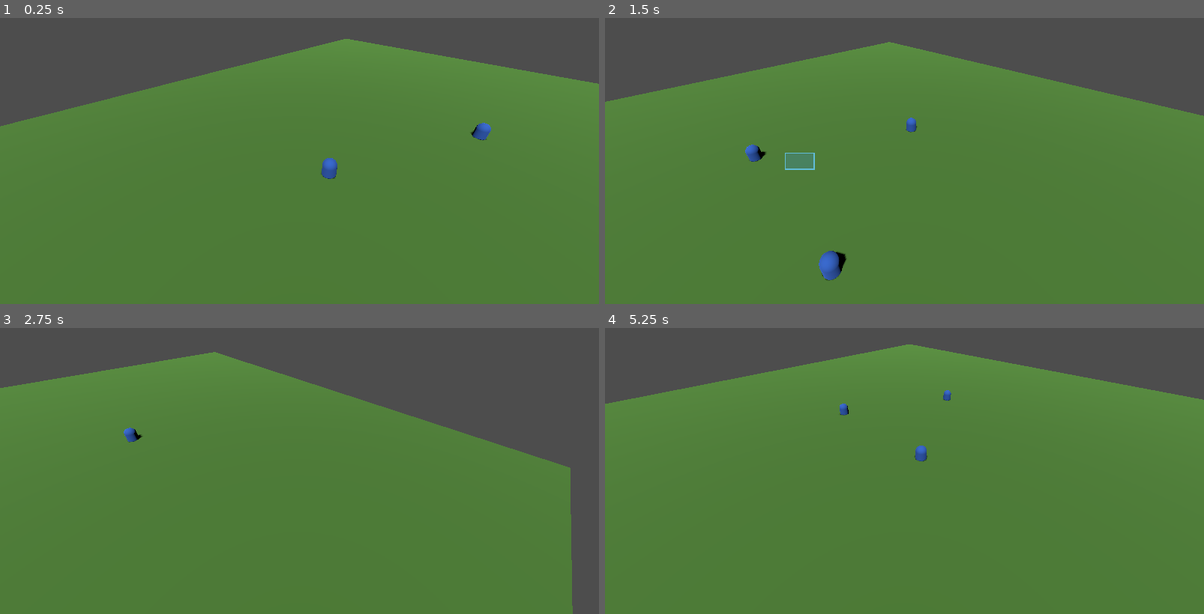
Above: before the commit, frames 1-4 (two rows, left to right).
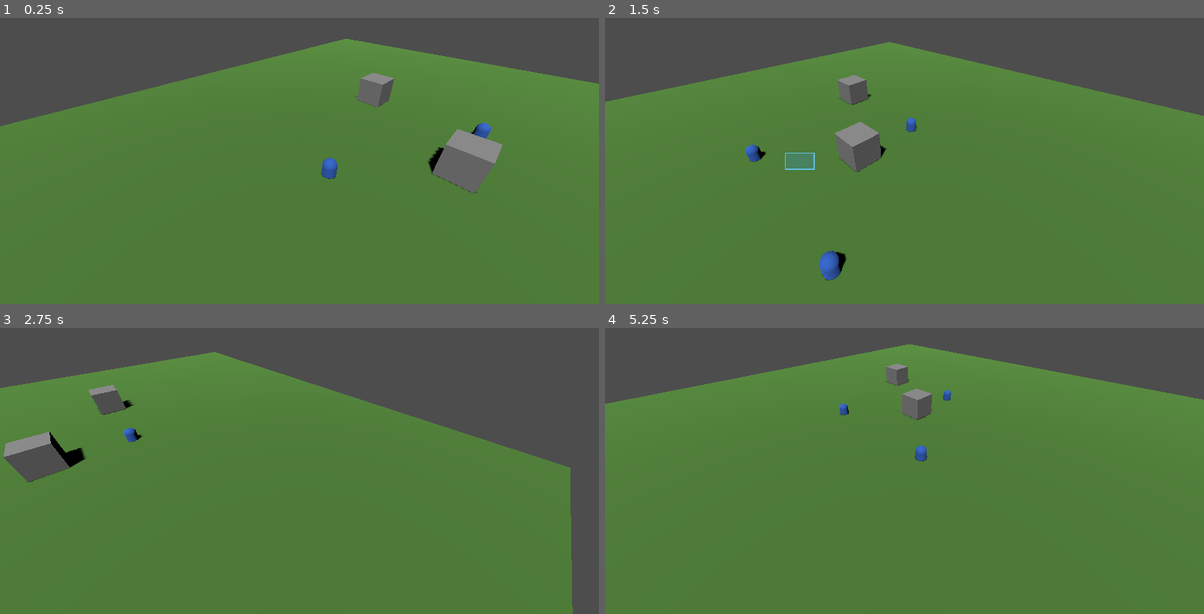
Above: after the commit, the same moments.

Repository: Panix-Develop/godot-rpg
Game: Godot game, scene res://scenes/world.tscn
Two runs of this game, one before a commit and one after it. Both use one fixed random seed, a clock stepped at 60 frames per second and the inputs below.
Inputs (mouse positions are in pixels of both pictures, inside the frame that each line leads up to):
- Up to frame 1 (0.25 s): no input
- Up to frame 2 (1.5 s): tap Enter at 0.5 s; move the mouse to (1036, 118) at 0.52 s; hold Right (ui_right) 0.53-1.25 s; tap Mouse wheel down (scroll_down) at 0.6 s; click (1036, 118) at 0.67 s; drag from (784, 152) to (874, 203) at 1.27 s
- Up to frame 3 (2.75 s): move the mouse to (359, 370) at 2.02 s; hold Right (ui_right) from 2.03 s (still down); hold Shift from 2.03 s (still down); click (359, 370) at 2.17 s
- Up to frame 4 (5.25 s): release Right (ui_right) at 2.75 s; release Shift at 2.75 s; drag from (874, 513) to (724, 396) at 2.77 s; move the mouse to (1084, 496) at 3.52 s; hold Left (ui_left) 3.53-4.25 s; tap Mouse wheel up (scroll_up) at 3.6 s; click (1084, 496) at 3.67 s; drag from (724, 396) to (814, 362) at 4.27 s; move the mouse to (934, 445) at 5.02 s; hold Down (ui_down) from 5.03 s (still down); tap Mouse wheel down (scroll_down) at 5.1 s; click (934, 445) at 5.17 s

The runs differ from the first frame. In frame 1, 2.2% of the frame differs, in the area x 59-84%, y 19-62%; in frame 2, 1.4%; in frame 3, 1.9%; in frame 4, 0.7%.
Error after the commit: Parse Error: Closing ")" doesn't have an opening counterpart. (res://scripts/units/rts_unit.gd:23)

Commit message:
feat(movement): Improve unit movement with smooth rotation and collision
- Add smooth rotation using lerp_angle for natural movement
- Add rotation_speed parameter (10 deg/frame)
- Add collision handling with move_and_slide
- Add test obstacles to world scene (2 boxes)
- Configure collision layers: units on layer 2, mask layers 1+2
- Add documentation comments to unit script
- Remove unused collision variable

Diff:
--- a/scenes/units/rts_unit.tscn
+++ b/scenes/units/rts_unit.tscn
@@ -19,6 +19,8 @@
 height = 0.1
 
 [node name="Unit" type="CharacterBody3D"]
+collision_layer = 2
+collision_mask = 3
 script = ExtResource("1_f6k3a")
 
 [node name="MeshInstance3D" type="MeshInstance3D" parent="."]
--- a/scenes/world.tscn
+++ b/scenes/world.tscn
@@ -12,6 +12,12 @@
 
 [sub_resource type="BoxShape3D" id="BoxShape3D_terrain"]
 size = Vector3(50, 1, 50)
+
+[sub_resource type="BoxMesh" id="BoxMesh_obstacle"]
+size = Vector3(2, 2, 2)
+
+[sub_resource type="BoxShape3D" id="BoxShape3D_obstacle"]
+size = Vector3(2, 2, 2)
 
 [node name="Main" type="Node3D"]
 script = ExtResource("2_bb3vx")
@@ -30,6 +36,26 @@
 transform = Transform3D(1, 0, 0, 0, 1, 0, 0, 0, 1, 0, -0.5, 0)
 shape = SubResource("BoxShape3D_terrain")
 
+[node name="Obstacles" type="Node3D" parent="."]
+
+[node name="Obstacle1" type="StaticBody3D" parent="Obstacles"]
+transform = Transform3D(1, 0, 0, 0, 1, 0, 0, 0, 1, 0, 1, 0)
+
+[node name="MeshInstance3D" type="MeshInstance3D" parent="Obstacles/Obstacle1"]
+mesh = SubResource("BoxMesh_obstacle")
+
+[node name="CollisionShape3D" type="CollisionShape3D" parent="Obstacles/Obstacle1"]
+shape = SubResource("BoxShape3D_obstacle")
+
+[node name="Obstacle2" type="StaticBody3D" parent="Obstacles"]
+transform = Transform3D(1, 0, 0, 0, 1, 0, 0, 0, 1, -8, 1, -5)
+
+[node name="MeshInstance3D" type="MeshInstance3D" parent="Obstacles/Obstacle2"]
+mesh = SubResource("BoxMesh_obstacle")
+
+[node name="CollisionShape3D" type="CollisionShape3D" parent="Obstacles/Obstacle2"]
+shape = SubResource("BoxShape3D_obstacle")
+
 [node name="Camera3D" type="Camera3D" parent="."]
 transform = Transform3D(1, 0, 0, 0, 0.707107, 0.707107, 0, -0.707107, 0.707107, 0, 15, 15)
 script = ExtResource("1_a4kss")
--- a/scripts/systems/selection_manager.gd
+++ b/scripts/systems/selection_manager.gd
@@ -58,6 +58,7 @@
 	return Rect2(pos, size)
 
 func perform_box_selection():
+	# This handles the edge case where dragging is minimal
 	var rect = get_selection_rect()
 
 	# If it's just a click (very small box), do single selection
--- a/scripts/units/rts_unit.gd
+++ b/scripts/units/rts_unit.gd
@@ -1,8 +1,12 @@
 extends CharacterBody3D
+
+## Base unit class for RTS units.
+## Handles movement, selection, health, and basic combat readiness.
 
 @export var unit_name: String = "Warrior"
 @export var max_health: float = 100.0
 @export var move_speed: float = 5.0
+@export var rotation_speed: float = 10.0  # Degrees per frame for smooth rotation
 
 var current_health: float
 var is_selected: bool = false
@@ -16,11 +20,7 @@
 	current_health = max_health
 	update_selection_visual()
 
-func _physics_process(delta):
-	if is_moving:
-		move_to_target(delta)
-
-func move_to_target(_delta):
+func _physics_procesdelta):
 	var direction = (target_position - global_position).normalized()
 	direction.y = 0  # Keep movement on the ground plane
 
@@ -28,8 +28,16 @@
 
 	if distance > 0.5:
 		velocity = direction * move_speed
-		move_and_slide()
 
+		# Use move_and_slide which handles collisions automatically
+		var collision = move_and_slide()
+
+		# Smooth rotation toward movement direction
+		if direction.length() > 0:
+			var target_rotation = atan2(direction.x, direction.z)
+			rotation.y = lerp_angle(rotation.y, target_rotation, rotation_speed * delta)
+	else:
+		# Reached destination
 		# Rotate to face movement direction
 		if direction.length() > 0:
 			look_at(global_position + direction, Vector3.UP)
Not shown: 1 places in scenes/world.tscn that only renumber resources
Not shown, added: .github/task-processing.md
Not shown, added: .tasks/notes.md
Not shown, changed: .tasks/tasks-phase-1-mvp.md
